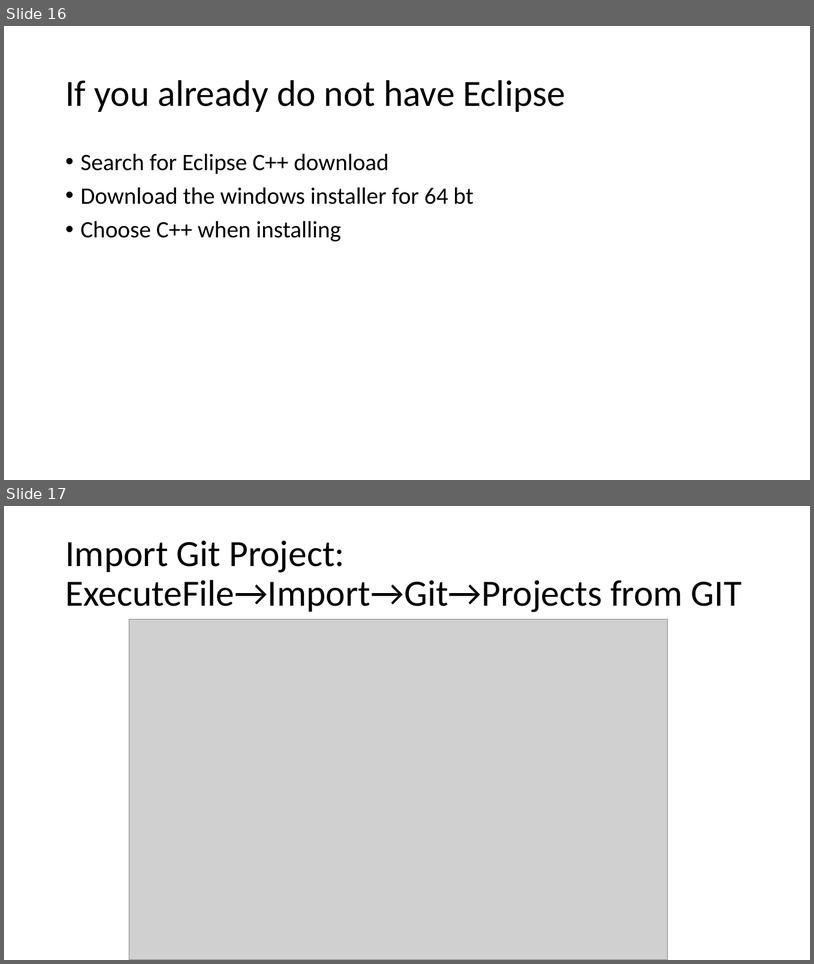
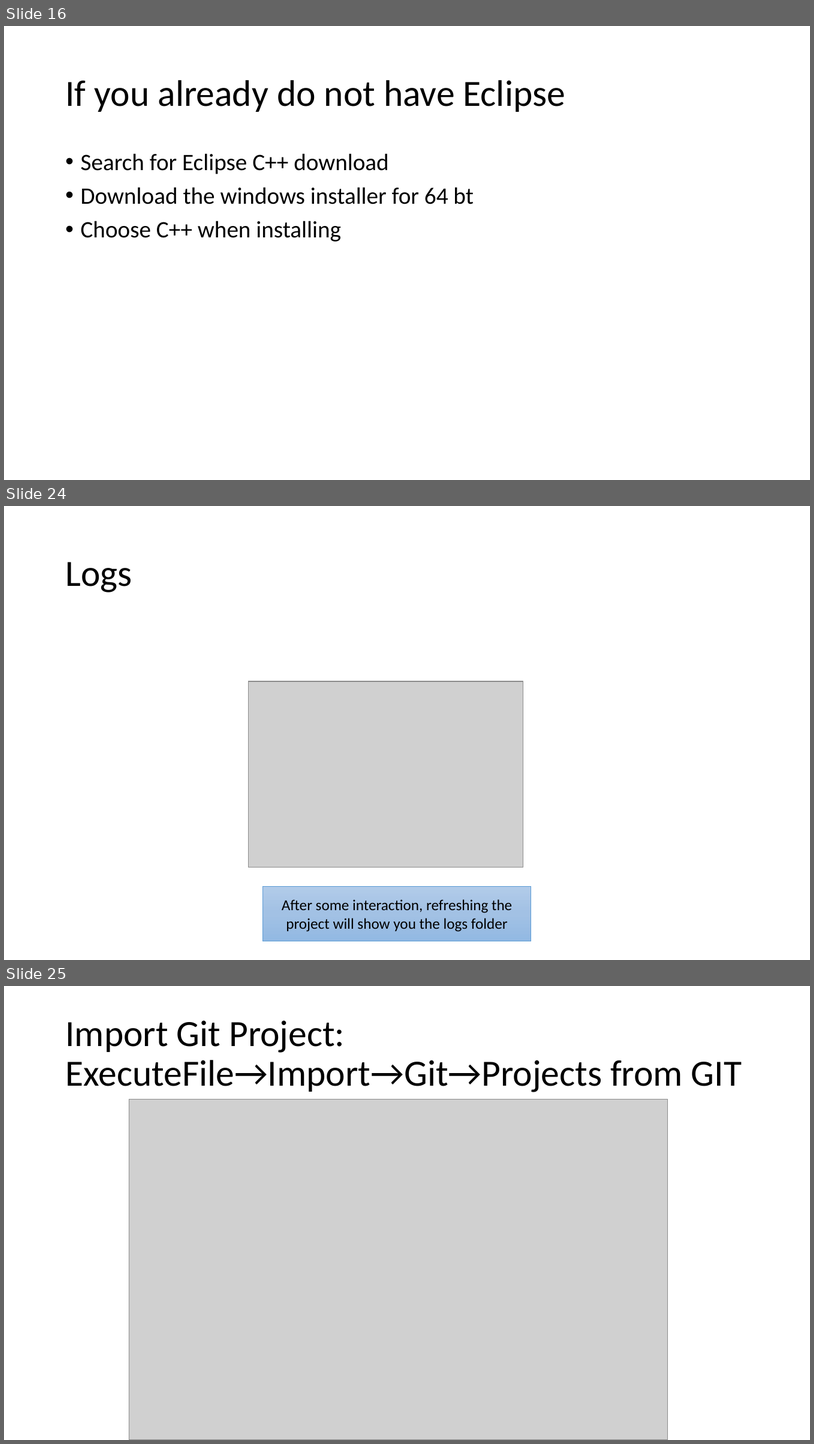
Before and after one commit to pdewan/ConcurrentProgrammingTrainingExamples, a slide deck: Documents/EclipseOpenMPTraining.pptx. Shown one above the other, each under a label of ours: slides 16 and 17 before the commit, slides 16, 24 and 25 after it; the slides between them are not shown. The pictures are 814x964 and 814x1444 pixels, drawn with LibreOffice and Linux fonts; fonts in the diff are those of the drawing; grey boxes stand for pictures. Boxes give left, top, right and bottom in pixels: in the first picture for what was removed or moved away, otherwise in the second. Text is boxed around its words. In the diff, an @@ line names an element or a change of style, - is before the commit and + after.

```diff
--- a/Documents/EclipseOpenMPTraining.pptx
+++ b/Documents/EclipseOpenMPTraining.pptx
@@ slide 24 added at (4,506,810,960), background #FFFFFF @@
@@ title added at (65,562,132,592), 44 pt, text #000000 @@
+Logs
@@ picture added at (248,681,523,867) @@
@@ rectangle added at (263,886,531,940), fill gradient #B1CBE9 to #A3C1E5 to #93B9E4, outline #5B9BD5 0.5 pt, 18 pt, text #000000 @@
+After some interaction, refreshing the project will show you the logs folder
@@ what was slide 17 is now slide 25 @@
```
Also in this commit, not shown: 1 slide changed, 18 other slides added, 1 other file.
